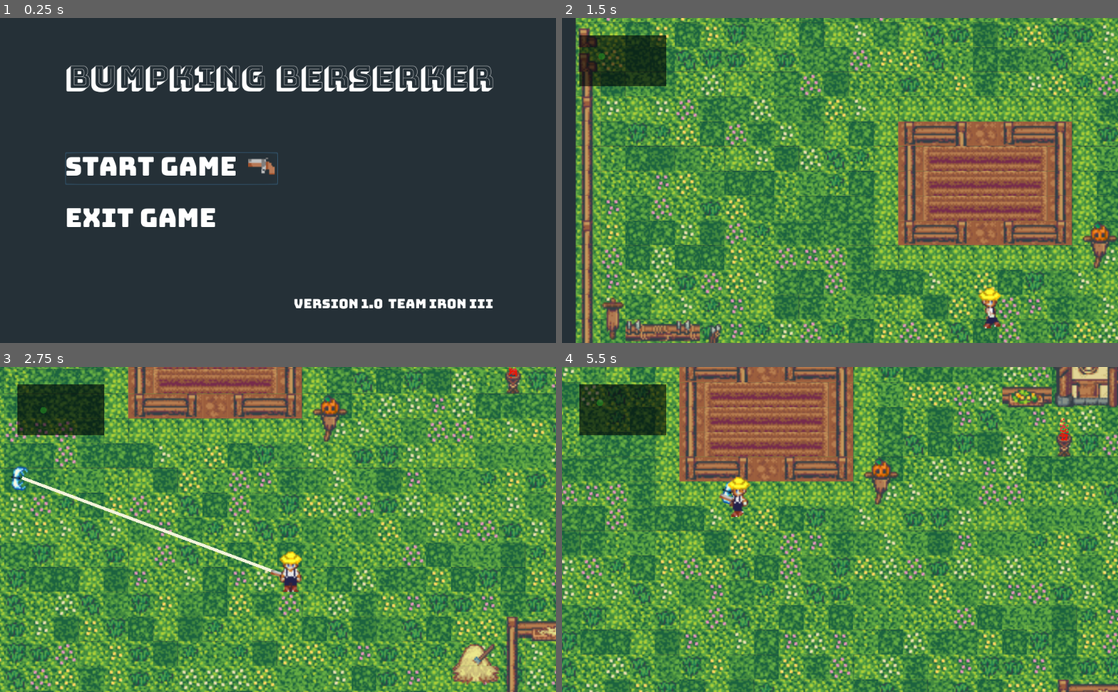
Above: before the commit, frames 1-4 (two rows, left to right).
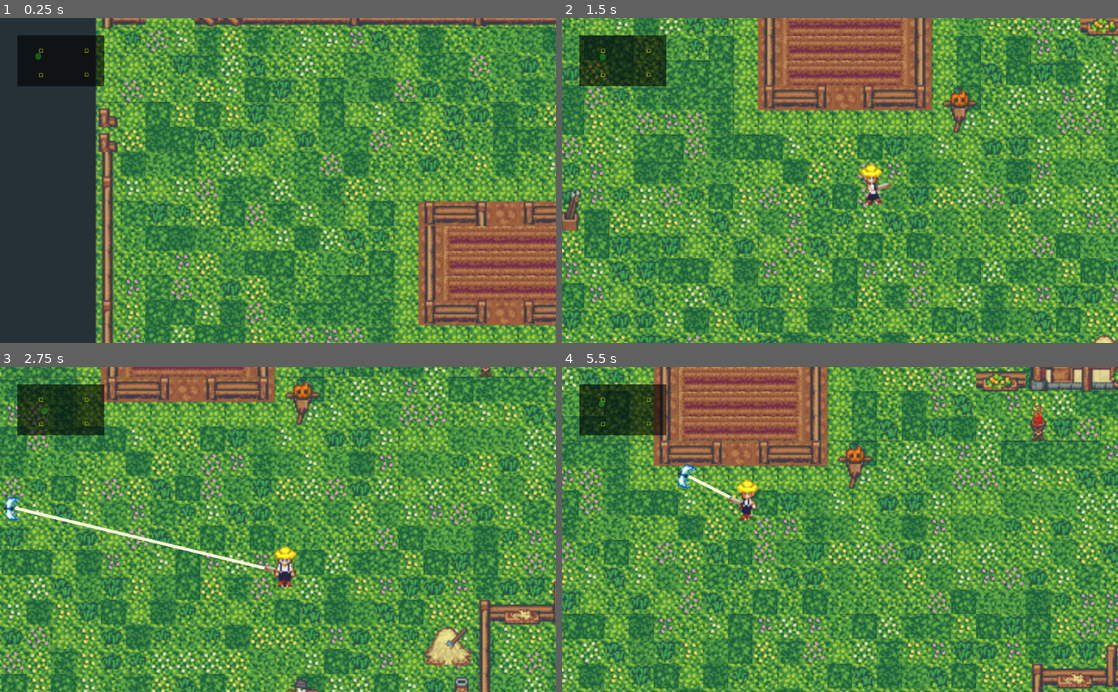
Above: after the commit, the same moments.

Repository: dalisaydavid/bumpkin-berserker
Game: Godot game, scene res://scenes/Scene0.tscn
Same seed, same stepped clock (60 frames per second), same inputs: the game is played once before the commit and once after it. Before the commit the project starts from res://scenes/TitleScreen.tscn.
Inputs (mouse positions are in pixels of both pictures, inside the frame that each line leads up to):
- Up to frame 1 (0.25 s): no input
- Up to frame 2 (1.5 s): click (734, 167) at 0.5 s, where only the run before the commit has a clickable "Start Game"; move the mouse to (962, 164) at 1.27 s; hold D (right) from 1.28 s (still down); tap E (plant) at 1.35 s
- Up to frame 3 (2.75 s): move the mouse to (166, 545) at 2.02 s; release D (right) at 2.03 s; hold S (down) from 2.03 s (still down); right-click (166, 545) at 2.1 s; tap E (plant) at 2.3 s
- Up to frame 4 (5.5 s): move the mouse to (895, 458) at 2.77 s; release S (down) at 2.78 s; hold D (right) 2.78-3.53 s; tap E (plant) at 2.85, 3.8, 4.35, 5.3 s; move the mouse to (812, 594) at 3.52 s; hold W (up) 3.53-4.28 s; tap Space (shoot) at 3.6 s; move the mouse to (1006, 578) at 4.27 s; hold A (left) from 4.28 s (still down); move the mouse to (673, 480) at 5.02 s; right-click (673, 480) at 5.1 s

The runs differ from the first frame. In frame 1, 85% of the frame differs, in the area x 3-100%, y 0-100%; in frame 2, 72%; in frame 3, 64%; in frame 4, 65%.

Commit message:
Add timered planting

Diff:
--- a/project.godot
+++ b/project.godot
@@ -16,7 +16,7 @@
 [application]
 
 config/name="Bumpkin Beserker"
-run/main_scene="res://scenes/TitleScreen.tscn"
+run/main_scene="res://scenes/Scene0.tscn"
 config/icon="res://icon.png"
 
 [display]
--- a/scenes/Character.tscn
+++ b/scenes/Character.tscn
@@ -12,12 +12,12 @@
 [ext_resource path="res://assets/farmer_movement/tile012.png" type="Texture" id=10]
 [ext_resource path="res://assets/farmer_movement/tile013.png" type="Texture" id=11]
 [ext_resource path="res://assets/farmer_movement/tile014.png" type="Texture" id=12]
-[ext_resource path="res://assets/farmer_movement/tile006.png" type="Texture" id=13]
-[ext_resource path="res://assets/farmer_movement/tile007.png" type="Texture" id=14]
-[ext_resource path="res://assets/farmer_movement/tile008.png" type="Texture" id=15]
-[ext_resource path="res://assets/farmer_movement/tile009.png" type="Texture" id=16]
-[ext_resource path="res://assets/farmer_movement/tile010.png" type="Texture" id=17]
-[ext_resource path="res://assets/farmer_movement/tile011.png" type="Texture" id=18]
+[ext_resource path="res://assets/farmer_movement/tile009.png" type="Texture" id=13]
+[ext_resource path="res://assets/farmer_movement/tile010.png" type="Texture" id=14]
+[ext_resource path="res://assets/farmer_movement/tile011.png" type="Texture" id=15]
+[ext_resource path="res://assets/farmer_movement/tile006.png" type="Texture" id=16]
+[ext_resource path="res://assets/farmer_movement/tile007.png" type="Texture" id=17]
+[ext_resource path="res://assets/farmer_movement/tile008.png" type="Texture" id=18]
 
 [sub_resource type="RectangleShape2D" id=1]
 extents = Vector2( 3.48875, 4.62351 )
@@ -66,12 +66,12 @@
 }, {
 "frames": [ ExtResource( 13 ), ExtResource( 14 ), ExtResource( 13 ), ExtResource( 15 ) ],
 "loop": true,
-"name": "walking",
+"name": "walking_up_diagonal",
 "speed": 3.0
 }, {
 "frames": [ ExtResource( 16 ), ExtResource( 17 ), ExtResource( 16 ), ExtResource( 18 ) ],
 "loop": true,
-"name": "walking_up_diagonal",
+"name": "walking",
 "speed": 3.0
 } ]
 
@@ -131,7 +131,7 @@
 z_index = 100
 frames = SubResource( 6 )
 animation = "walking_diagonal"
-frame = 2
+frame = 3
 speed_scale = 2.0
 playing = true
 
--- a/scenes/PlantingArea.tscn
+++ b/scenes/PlantingArea.tscn
@@ -1,24 +1,21 @@
-[gd_scene load_steps=4 format=2]
+[gd_scene load_steps=3 format=2]
 
 [ext_resource path="res://scripts/PlantingArea.gd" type="Script" id=1]
-[ext_resource path="res://scripts/PlantingAreaCollision.gd" type="Script" id=2]
 
 [sub_resource type="RectangleShape2D" id=1]
 extents = Vector2( 44, 24 )
 
 [node name="PlantingArea" type="Node2D"]
 script = ExtResource( 1 )
+plant_scene_path = "res://scenes/Plant.tscn"
 
-[node name="KinematicBody2D" type="KinematicBody2D" parent="."]
-
-[node name="Area2D" type="Area2D" parent="KinematicBody2D"]
+[node name="Area2D" type="Area2D" parent="."]
 gravity = 0.0
 
-[node name="CollisionShape2D" type="CollisionShape2D" parent="KinematicBody2D/Area2D"]
+[node name="CollisionShape2D" type="CollisionShape2D" parent="Area2D"]
 shape = SubResource( 1 )
-script = ExtResource( 2 )
 
-[node name="ProgressBar" type="ProgressBar" parent="KinematicBody2D/Area2D/CollisionShape2D"]
+[node name="ProgressBar" type="ProgressBar" parent="Area2D/CollisionShape2D"]
 margin_left = -44.5996
 margin_top = -65.3698
 margin_right = 43.4004
--- a/scenes/Scene0.tscn
+++ b/scenes/Scene0.tscn
@@ -6,7 +6,8 @@
 [ext_resource path="res://scripts/Camera2D.gd" type="Script" id=4]
 [ext_resource path="res://scenes/Enemy.tscn" type="PackedScene" id=5]
 [ext_resource path="res://scripts/Minimap.gd" type="Script" id=6]
-[ext_resource path="res://sounds/The Call - Epic Emotional Piano Music - RF.ogg" type="AudioStream" id=7]
+[ext_resource path="res://scenes/PlantingArea.tscn" type="PackedScene" id=7]
+[ext_resource path="res://sounds/The Call - Epic Emotional Piano Music - RF.ogg" type="AudioStream" id=8]
 
 [sub_resource type="TileSet" id=1]
 0/name = "ff_master_tile_sheet.png 0"
@@ -2310,18 +2311,6 @@
 } ]
 0/z_index = 1
 
-[sub_resource type="RectangleShape2D" id=229]
-extents = Vector2( 43.5745, 28.3987 )
-
-[sub_resource type="RectangleShape2D" id=230]
-extents = Vector2( 39.5697, 26.4992 )
-
-[sub_resource type="RectangleShape2D" id=231]
-extents = Vector2( 40.4385, 23.5311 )
-
-[sub_resource type="RectangleShape2D" id=232]
-extents = Vector2( 39.9283, 23.8705 )
-
 [node name="Node2D" type="Node2D"]
 script = ExtResource( 1 )
 
@@ -2423,43 +2412,18 @@
 
 [node name="PlantingAreas" type="Node" parent="."]
 
-[node name="PlantingArea0" type="Area2D" parent="PlantingAreas" groups=[
-"planting_areas",
-]]
-position = Vector2( 1.7773, 26.7598 )
-scale = Vector2( 0.896426, 0.833585 )
-
-[node name="CollisionShape2D" type="CollisionShape2D" parent="PlantingAreas/PlantingArea0"]
-position = Vector2( 292.892, 168.933 )
-shape = SubResource( 229 )
-
-[node name="PlantingArea1" type="Area2D" parent="PlantingAreas" groups=[
-"planting_areas",
-]]
-position = Vector2( 841.073, 197.476 )
-scale = Vector2( 1.03344, 0.880242 )
-
-[node name="CollisionShape2D" type="CollisionShape2D" parent="PlantingAreas/PlantingArea1"]
-position = Vector2( -30.7902, -33.8642 )
-shape = SubResource( 230 )
-
-[node name="PlantingArea2" type="Area2D" parent="PlantingAreas" groups=[
-"planting_areas",
-]]
-
-[node name="CollisionShape2D" type="CollisionShape2D" parent="PlantingAreas/PlantingArea2"]
-position = Vector2( 265.004, 455.781 )
-shape = SubResource( 231 )
-
-[node name="PlantingArea3" type="Area2D" parent="PlantingAreas" groups=[
-"planting_areas",
-]]
-position = Vector2( 843.139, 484.984 )
-
-[node name="CollisionShape2D" type="CollisionShape2D" parent="PlantingAreas/PlantingArea3"]
-position = Vector2( -34.9672, -29.3343 )
-shape = SubResource( 232 )
+[node name="PlantingArea" parent="PlantingAreas" instance=ExtResource( 7 )]
+position = Vector2( 263.697, 167.512 )
+
+[node name="PlantingArea2" parent="PlantingAreas" instance=ExtResource( 7 )]
+position = Vector2( 808.381, 168.052 )
+
+[node name="PlantingArea3" parent="PlantingAreas" instance=ExtResource( 7 )]
+position = Vector2( 264.237, 456.065 )
+
+[node name="PlantingArea4" parent="PlantingAreas" instance=ExtResource( 7 )]
+position = Vector2( 808.381, 454.985 )
 
 [node name="BGMusic" type="AudioStreamPlayer" parent="."]
-stream = ExtResource( 7 )
+stream = ExtResource( 8 )
 [connection signal="timeout" from="Camera2D/ShakeTimer" to="Camera2D" method="_on_ShakeTimer_timeout"]
--- a/scripts/Minimap.gd
+++ b/scripts/Minimap.gd
@@ -6,12 +6,14 @@
 export var alpha = 0.6
 
 var character: Node2D
+var plots
 
 var origin: Vector2
 var scene_size: Vector2
 var map_size: Vector2
 var map_rect: Rect2
 
+# TODO: everything is a bit off-centered in the minimap, fix dat
 func _ready():
 	var terrain = get_parent().get_parent().get_node("TileMapTerrain")
 	var rect = terrain.get_used_rect()
@@ -26,6 +28,7 @@
 
 	var root_node = get_parent().get_parent()
 	character = root_node.get_node("Character").get_node("KinematicBody2D")
+	plots = root_node.get_node("PlantingAreas").get_children()
 
 	origin = Vector2(offset, offset)
 	scene_size = Vector2(scene_width, scene_height)
@@ -39,13 +42,22 @@
 
 func _draw():
 	draw_rect(map_rect, Color.black)
-	draw_circle(instanceOffset(character), 6.0, Color.forestgreen)
 
-	for plant in get_tree().get_nodes_in_group('plant'):
-		if plant.pickable:
-			draw_circle(instanceOffset(plant), 6.0, Color.purple)
+	for plot in plots:
+		var rect = Rect2(instance_offset(plot), Vector2(6, 6)) # TODO: pull this into constructor
+		match plot.farm_state:
+			plot.State.empty:
+				draw_rect(rect, Color.yellow, false)
+			plot.State.growing:
+				draw_rect(rect, Color.yellow, true)
+			plot.State.done:
+				draw_rect(rect, Color.purple, true)
+			plot.State.done:
+				draw_rect(rect, Color.rosybrown, true)
 
-func instanceOffset(instance: Node2D) -> Vector2:
+	draw_circle(instance_offset(character), 6.0, Color.forestgreen)
+
+func instance_offset(instance: Node2D) -> Vector2:
 	var x = ((scene_size.x - instance.global_position.x) / scene_size.x) * map_size.x
 	var y = ((scene_size.y - instance.global_position.y) / scene_size.y) * map_size.y
 	return origin + map_size - Vector2(x, y)
--- a/scripts/Plant.gd
+++ b/scripts/Plant.gd
@@ -36,15 +36,16 @@
 #	pass
 
 func grow_plant():
-	if plant_index >= max_plant_index-1:
-		$GrowTimer.stop()
-		pickable = true
+	if plant_index == max_plant_index-1:
 		return
 
 	get_node('Sprite' + str(plant_index)).visible = false
 	plant_index += 1
 	get_node('Sprite' + str(plant_index)).visible = true
 
+	if plant_index == max_plant_index-1:
+		$GrowTimer.stop()
+		pickable = true
 
 	var current_sprite = get_node('Sprite'+str(plant_index))
 	$PickEffect.interpolate_property(
--- a/scripts/PlantingArea.gd
+++ b/scripts/PlantingArea.gd
@@ -1,21 +1,65 @@
 extends Node2D
 
-var increasing = false
+export(String, FILE, '*tscn') var plant_scene_path
+
+export var plant_speed = 35
+
+enum State {
+	empty,
+	growing,
+	done,
+	dead
+}
+
+var character: Node2D
+var progress_bar: Node
+var last_plant: Node2D
+var farm_state
 
 # Called when the node enters the scene tree for the first time.
 func _ready():
-	pass # Replace with function body.
+	character = get_parent().get_parent().get_node("Character").get_node("KinematicBody2D")
+	progress_bar = $Area2D/CollisionShape2D/ProgressBar
+	farm_state = State.empty
+
+	progress_bar.modulate.a = 0
 
 func _process(delta):
-	if increasing:
-		$Area2D/CollisionShape2D/ProgressBar.value += 1
 
-func _on_Area2D_body_entered(body):
-	print("In")
-	if body.get_parent().get_name() == 'Character':
-		increasing = true
+	if farm_state == State.empty:
+		if $Area2D.overlaps_body(character):
+			progress_bar.value += plant_speed * delta
+			progress_bar.modulate.a = 1
+		else:
+			progress_bar.modulate.a -= 1 * delta
+			if progress_bar.modulate.a <= 0:
+				progress_bar.value = 0
 
-func _on_Area2D_body_exit(body):
-	print("Out")
-	if body.get_parent().get_name() == 'Character':
-		increasing = false
+		if progress_bar.value >= 100:
+			plant()
+			progress_bar.modulate.a = 0
+			progress_bar.value = 0
+			farm_state = State.growing
+
+	elif farm_state == State.growing:
+		if last_plant.pickable:
+			farm_state = State.done
+
+	elif farm_state == State.done:
+		for node in get_children():
+			if node.is_in_group("plant"):
+				return
+
+		farm_state = State.empty
+
+func plant():
+	var plant_spots = [-.70, -.35, 0, .35, .70]
+	var width = $Area2D/CollisionShape2D.shape.extents.x
+	var height = $Area2D/CollisionShape2D.shape.extents.y
+
+	for spot_v in plant_spots:
+		for spot_h in plant_spots:
+				var rel = Vector2(width * spot_h, height * spot_v)
+				last_plant = load(plant_scene_path).instance()
+				add_child(last_plant)
+				last_plant.global_position = $Area2D.global_position + rel
--- a/scripts/bgmusic.gd
+++ b/scripts/bgmusic.gd
@@ -1,14 +1,4 @@
 extends Node2D
 
-# Declare member variables here. Examples:
-# var a = 2
-# var b = "text"
-
-# Called when the node enters the scene tree for the first time.
 func _ready():
 	$BGMusic.play()
-	pass # Replace with function body.
-
-# Called every frame. 'delta' is the elapsed time since the previous frame.
-#func _process(delta):
-#	pass
--- a/scripts/character.gd
+++ b/scripts/character.gd
@@ -38,27 +38,6 @@
 	else:
 		$KinematicBody2D/Gun/Sprite.flip_v = true
 
-func can_plant():
-	return on_planting_area() and crops_available_count > 0
-
-func on_planting_area():
-	for planting_area in get_tree().get_nodes_in_group('planting_areas'):
-		if planting_area.overlaps_body($KinematicBody2D):
-			return true
-
-	return false
-
-func increase_available_crops(amount):
-	if crops_available_count < max_crop_count:
-		crops_available_count += amount
-
-func plant():
-	var plant = load(plant_scene_path).instance()
-	add_child(plant)
-	plant.global_position = $KinematicBody2D.global_position
-	crops_available_count -= 1
-
-# Called every frame. 'delta' is the elapsed time since the previous frame.
 func _physics_process(delta):
 	point_gun()
 
@@ -123,9 +102,6 @@
 		print('location: ', $KinematicBody2D.global_position)
 		if can_shoot:
 			shoot()
-	if event.is_action_released('plant'):
-		if can_plant():
-			plant()
 	if event.is_action_released('hook') and (hook == null or !hook.get_ref()):
 		hook = weakref(load(hook_scene_path).instance())
 		hook.get_ref().connect('hooked', self, 'push_to_hook', [hook.get_ref().get_node('KinematicBody2D')])
Not shown: 1 places in scenes/Scene0.tscn that only renumber resources
